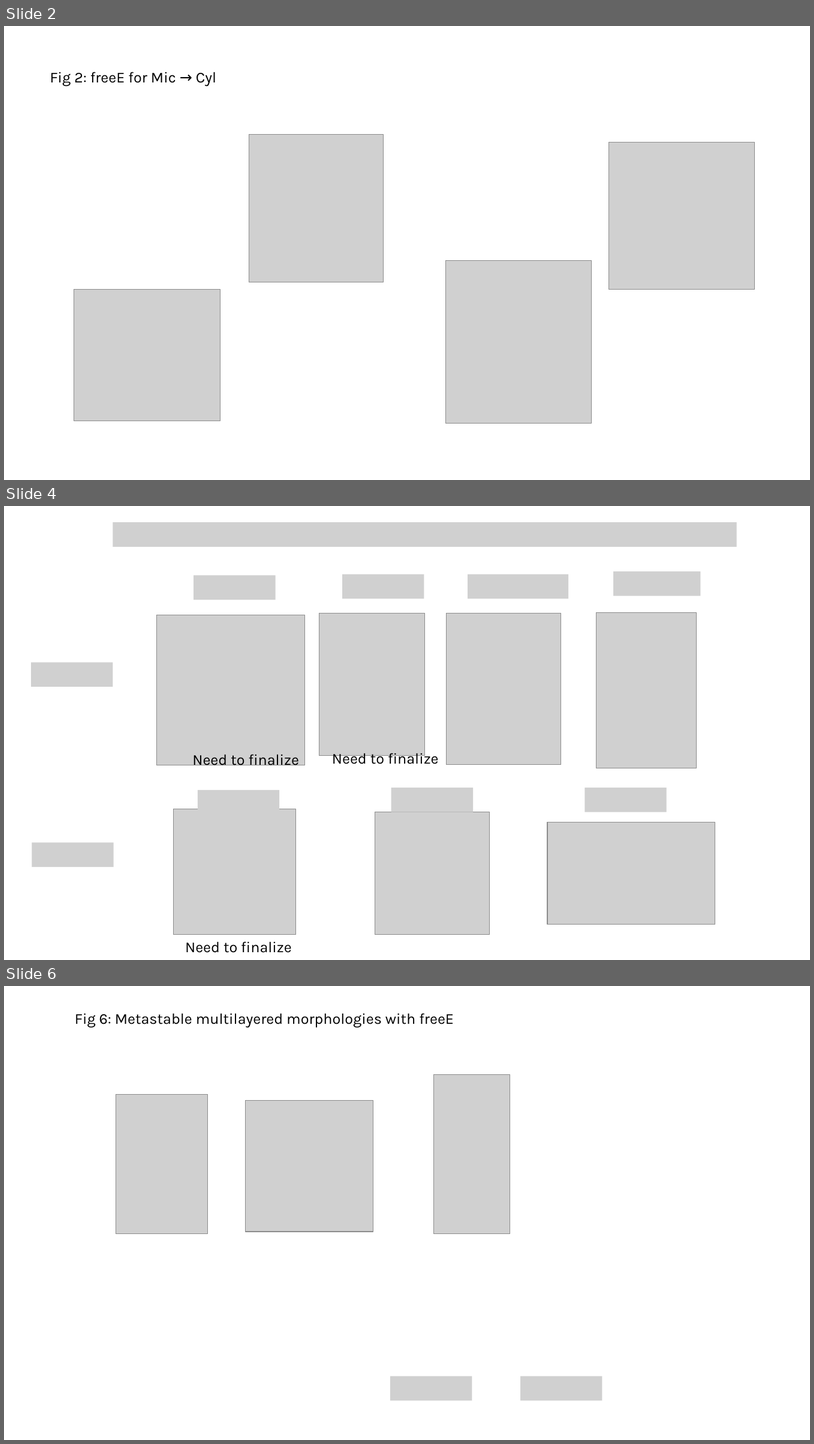
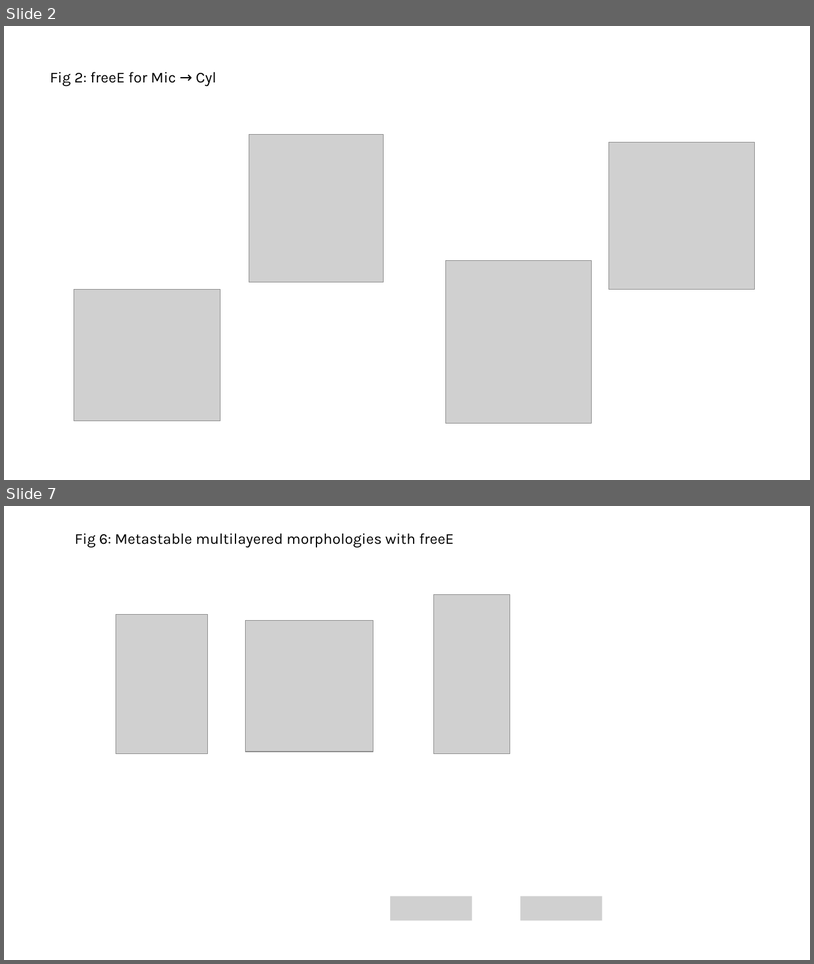
Before and after one commit to tyokokur/presentations, a slide deck: SYSG3_paper.pptx. Shown one above the other, each under a label of ours: slides 2, 4 and 6 before the commit, slides 2 and 7 after it; the slides between them are not shown. The pictures are 814x1444 and 814x964 pixels, drawn with LibreOffice and Linux fonts; fonts in the diff are those of the drawing; grey boxes stand for pictures. Boxes give left, top, right and bottom in pixels: in the first picture for what was removed or moved away, otherwise in the second. Text is boxed around its words. In the diff, an @@ line names an element or a change of style, - is before the commit and + after.

```diff
--- a/SYSG3_paper.pptx
+++ b/SYSG3_paper.pptx
@@ slide 4 removed at [4, 506, 810, 960], background #FFFFFF @@
@@ picture removed at [113, 522, 737, 547] @@
@@ picture removed at [194, 575, 276, 599] @@
@@ picture removed at [343, 574, 425, 598] @@
@@ picture removed at [468, 574, 569, 598] @@
@@ picture removed at [614, 571, 701, 595] @@
@@ picture removed at [319, 613, 425, 755] @@
@@ picture removed at [447, 613, 562, 765] @@
@@ picture removed at [596, 612, 696, 768] @@
@@ picture removed at [156, 615, 305, 765] @@
@@ picture removed at [31, 662, 113, 686] @@
@@ text removed at [192, 754, 300, 769] @@
-Need to finalize
@@ text removed at [332, 750, 439, 768] @@
-Need to finalize
@@ picture removed at [198, 790, 279, 814] @@
@@ picture removed at [392, 787, 473, 811] @@
@@ picture removed at [585, 787, 667, 811] @@
@@ picture removed at [173, 809, 296, 934] @@
@@ picture removed at [375, 812, 490, 934] @@
@@ picture removed at [548, 822, 716, 924] @@
@@ picture removed at [32, 843, 113, 867] @@
@@ text removed at [185, 941, 292, 952] @@
-Need to finalize
@@ what was slide 6 is now slide 7 @@
```
Also in this commit, not shown: 2 slides changed, 2 slides added.
